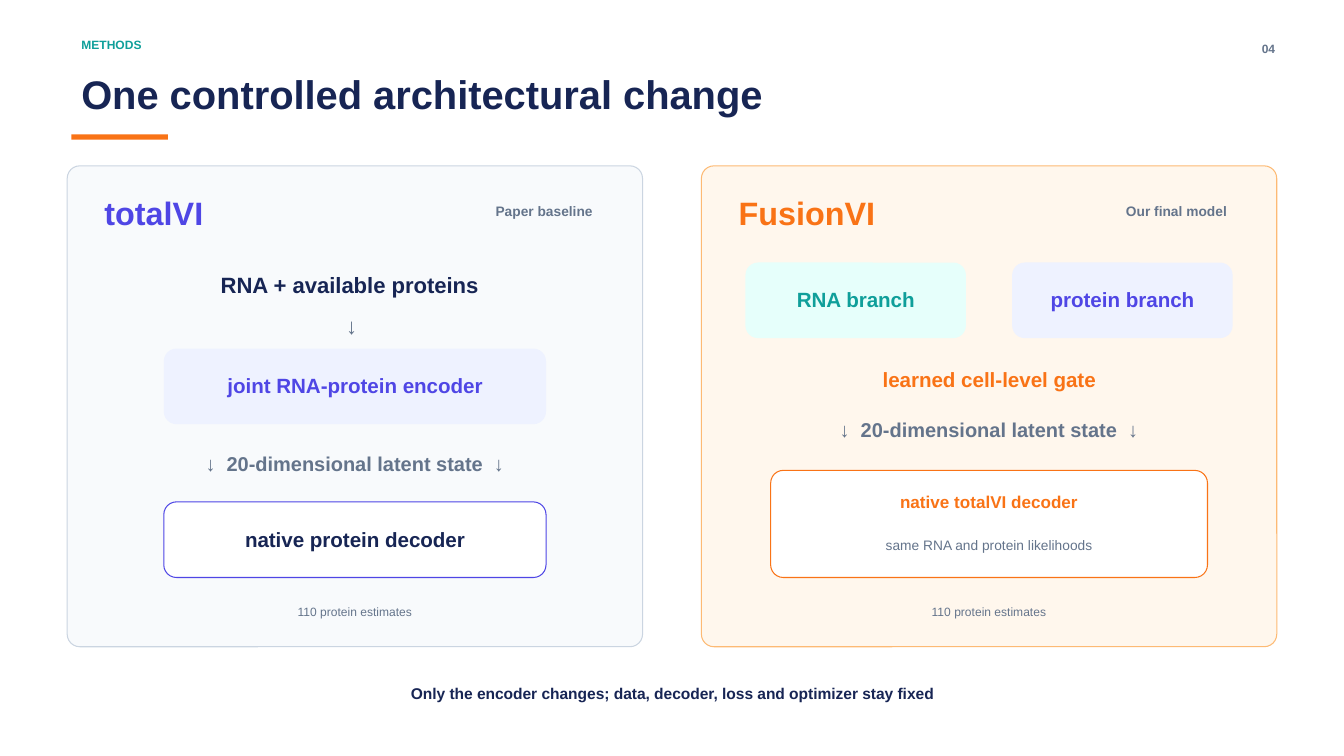
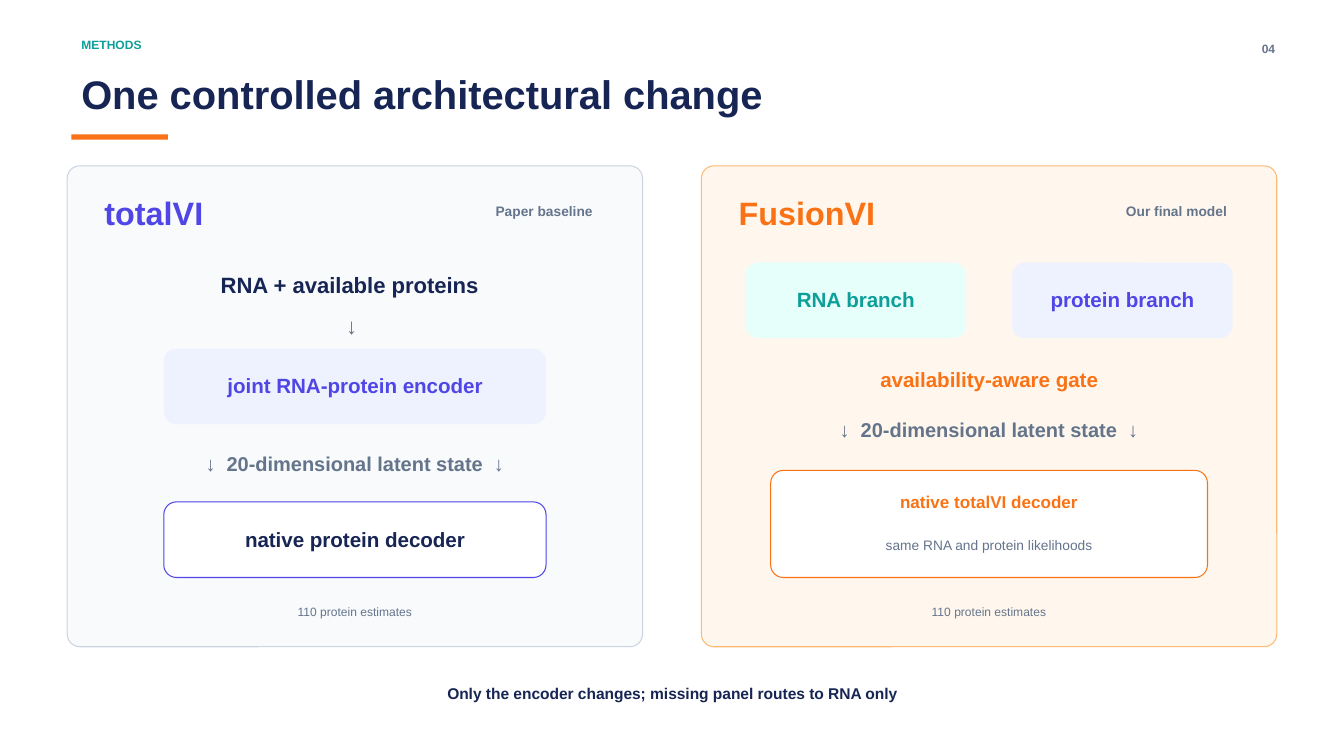
Before and after one commit to nazirad19/FusionVI, a slide deck: slide 4 of deliverables/FusionVI_Paper_Benchmark_Presentation.pptx. Drawn at 1344x756 pixels with LibreOffice and Linux fonts; fonts in the diff are those of the drawing. Boxes give left, top, right and bottom in pixels: in the first picture for what was removed or moved away, otherwise in the second. Text is boxed around its words. In the diff, an @@ line names an element or a change of style, - is before the commit and + after.

Commit message:
Improve FusionVI missing-panel benchmark

```diff
--- a/deliverables/FusionVI_Paper_Benchmark_Presentation.pptx
+++ b/deliverables/FusionVI_Paper_Benchmark_Presentation.pptx
@@ text at (x1=880, y1=372, x2=1098, y2=392): text changed @@
-learned cell-level gate
+availability-aware gate
@@ text at (x1=447, y1=687, x2=897, y2=702): text changed @@
-Only the encoder changes; data, decoder, loss and optimizer stay fixed
+Only the encoder changes; missing panel routes to RNA only
```
Also in this commit, not shown: 4 other slides changed, 18 other files.
